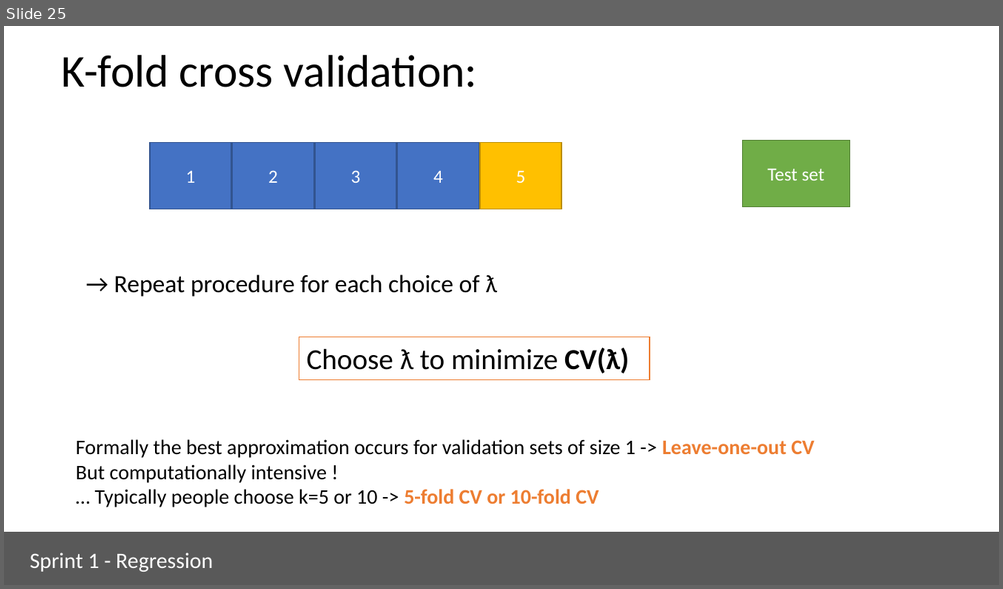
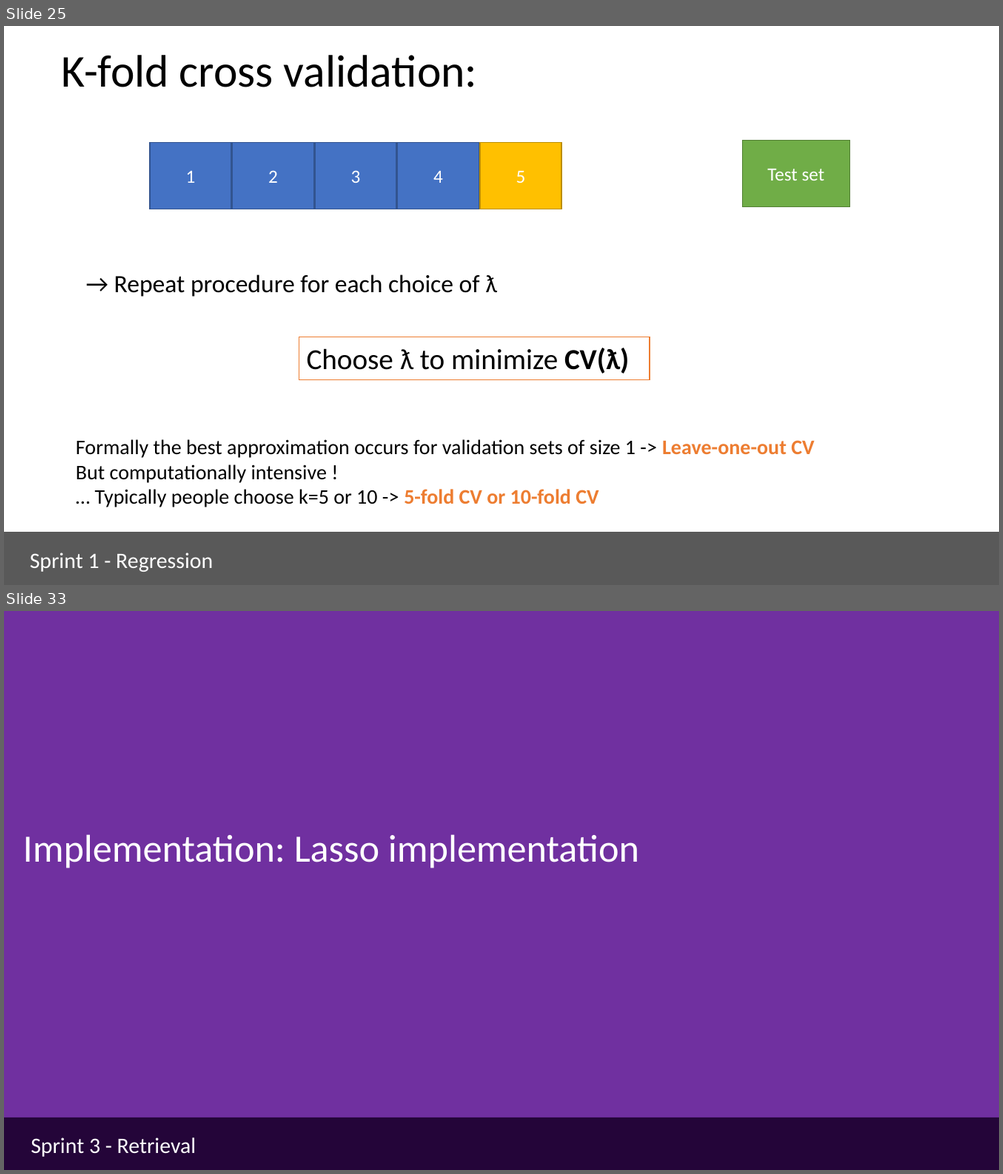
Before and after one commit to ua-dsf/ML_sprint, a slide deck: sprint1_regression/module1_regression_part2.pptx. Shown one above the other, each under a label of ours: slide 25 before the commit, slides 25 and 33 after it; the slides between them are not shown. The pictures are 1003x589 and 1003x1174 pixels, drawn with LibreOffice and Linux fonts; fonts in the diff are those of the drawing. Boxes give left, top, right and bottom in pixels: in the first picture for what was removed or moved away, otherwise in the second. Text is boxed around its words. In the diff, an @@ line names an element or a change of style, - is before the commit and + after.

```diff
--- a/sprint1_regression/module1_regression_part2.pptx
+++ b/sprint1_regression/module1_regression_part2.pptx
@@ slide 33 added at [4, 611, 999, 1170], background #FFFFFF @@
@@ rectangle added at [4, 611, 999, 1170], fill #7030A0 @@
@@ text added at [23, 834, 639, 869], 37.3 pt, text #FFFFFF @@
+Implementation: Lasso implementation
@@ rectangle added at [4, 1118, 999, 1170], fill #240539 @@
@@ text added at [31, 1138, 196, 1157], 21.3 pt, text #FFFFFF @@
+Sprint 3 - Retrieval
```
Also in this commit, not shown: 1 slide changed, 6 other slides added, 1 other file.
